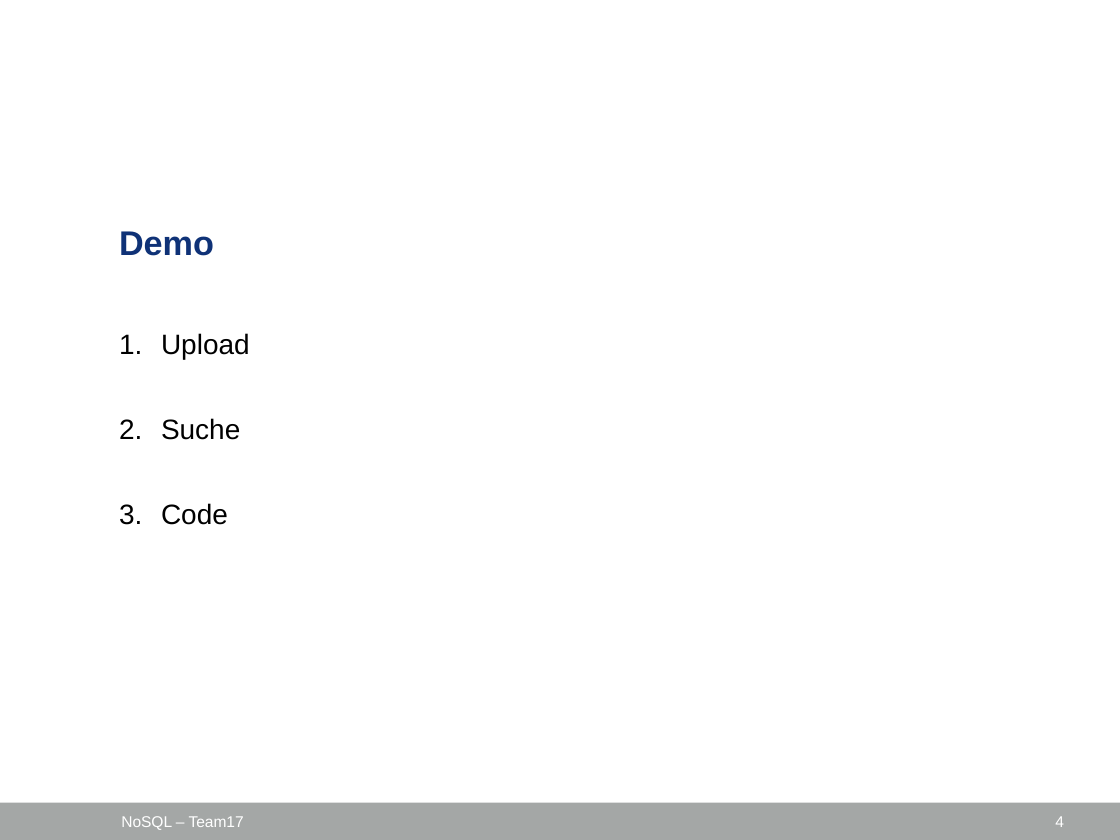
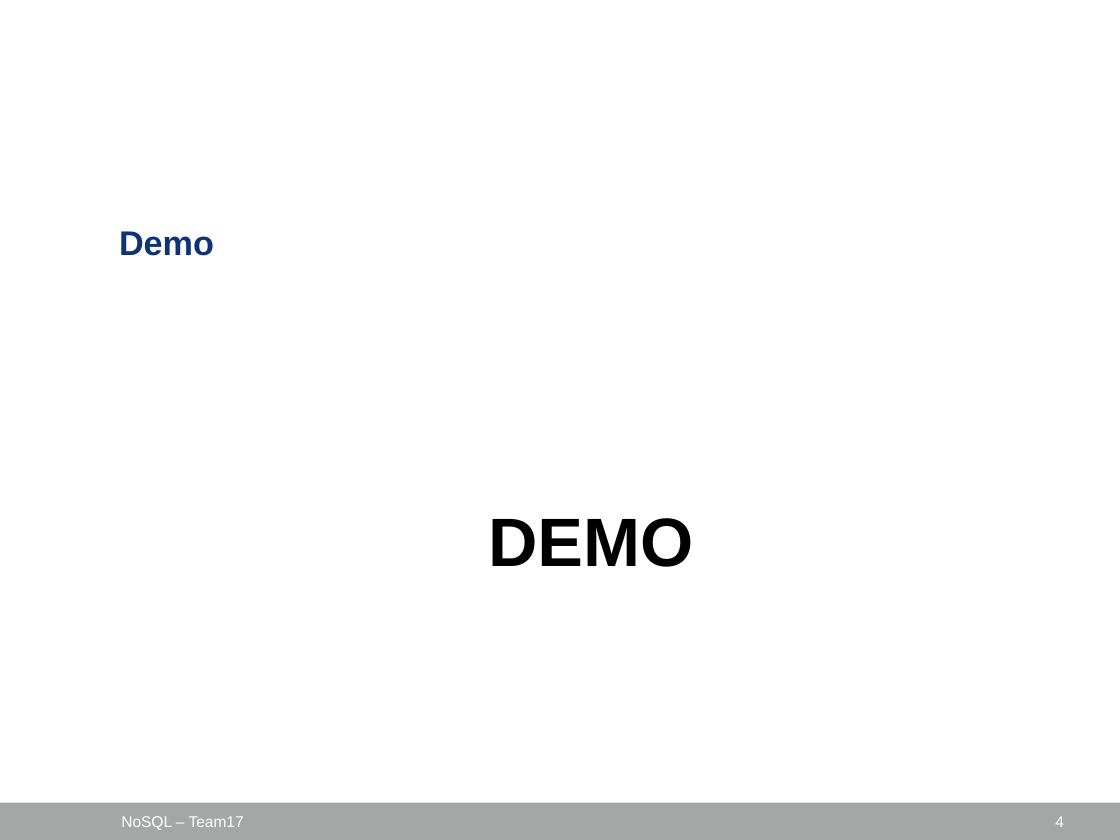
Before and after one commit to taopingping/NoSQL-Team17, a slide deck: slide 4 of Präsentation.pptx. Drawn at 1120x840 pixels with LibreOffice and Linux fonts; fonts in the diff are those of the drawing; background and template pictures are left out. Boxes give left, top, right and bottom in pixels: in the first picture for what was removed or moved away, otherwise in the second. Text is boxed around its words. In the diff, an @@ line names an element or a change of style, - is before the commit and + after.

Commit message:
updated presentation

```diff
--- a/Präsentation.pptx
+++ b/Präsentation.pptx
@@ text at <box>488,518,693,567</box>: text changed; size 18 to 44 pt; bold on @@
-1. Upload
-2. Suche
-3. Code
+DEMO
```
